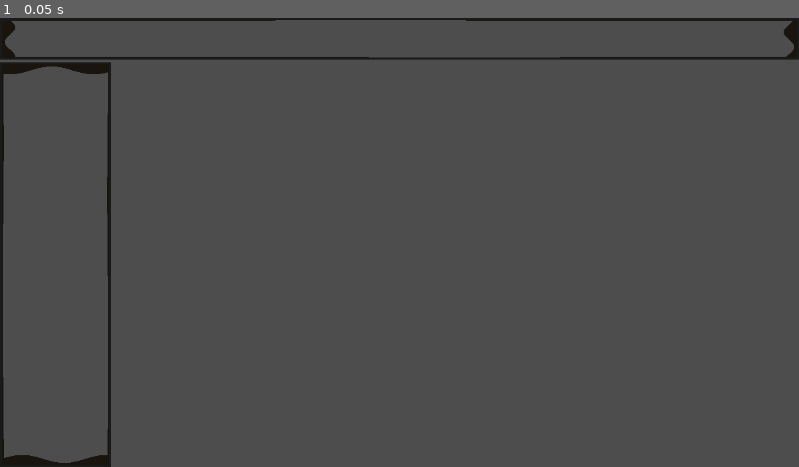
Above: before the commit, frame 1.
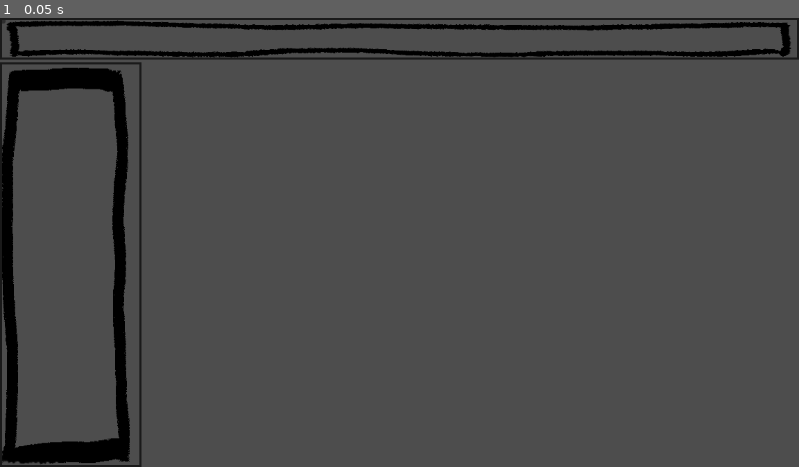
Above: after the commit, the same moment.

Repository: Of-Machines-and-Men/darwin
Game: Godot game, scene res://source/scenes/UI/LabMenu.tscn
Two runs of this game, one before a commit and one after it. Both use one fixed random seed, a clock stepped at 60 frames per second and the inputs below. This scene is started directly instead of the project's main scene.
Inputs:
- Up to frame 1 (0.05 s): no input

The runs differ from the first frame. In frame 1, 7.3% of the frame differs, in the area x 0-100%, y 0-100%.

Commit message:
NEW ASSETS AND HEALTH BAR

Diff:
--- /dev/null
+++ b/source/scenes/UI/HealthBar.tscn
@@ -0,0 +1,9 @@
+[gd_scene format=3 uid="uid://dmvf78pvqljgw"]
+
+[node name="HealthBar" type="Control" unique_id=671312230]
+layout_mode = 3
+anchors_preset = 15
+anchor_right = 1.0
+anchor_bottom = 1.0
+grow_horizontal = 2
+grow_vertical = 2
--- a/source/scenes/UI/LabMenu.tscn
+++ b/source/scenes/UI/LabMenu.tscn
@@ -1,7 +1,8 @@
 [gd_scene format=3 uid="uid://bgkkbvit0i1ub"]
 
 [ext_resource type="Theme" uid="uid://dgq2a34r85f6c" path="res://assets/theme.tres" id="1_k8y2h"]
-[ext_resource type="Shader" uid="uid://dvi77k55ed43s" path="res://source/shaders/Pencil.gdshader" id="2_hp2ef"]
+[ext_resource type="Texture2D" uid="uid://bsc2bqfxuqw2i" path="res://assets/art/placeholder/ui/topbar.png" id="2_hp2ef"]
+[ext_resource type="Texture2D" uid="uid://wlf1c3drbpmj" path="res://assets/art/placeholder/ui/sidebar.png" id="3_2cxep"]
 
 [sub_resource type="StyleBoxFlat" id="StyleBoxFlat_vwedq"]
 bg_color = Color(0.6, 0.6, 0.6, 0)
@@ -10,15 +11,6 @@
 border_width_right = 3
 border_width_bottom = 3
 border_color = Color(0.101960786, 0.101960786, 0.101960786, 1)
-
-[sub_resource type="ShaderMaterial" id="ShaderMaterial_2cxep"]
-shader = ExtResource("2_hp2ef")
-shader_parameter/wobble_strength = 2.0
-shader_parameter/wobble_frequency = 8.0
-shader_parameter/border_width = 3.0
-shader_parameter/border_color = Color(0.1, 0.08, 0.05, 1)
-shader_parameter/fill_color = Color(0, 0, 0, 0)
-shader_parameter/rect_size = Vector2(300, 200)
 
 [sub_resource type="StyleBoxFlat" id="StyleBoxFlat_e3cr2"]
 bg_color = Color(0.6, 0.6, 0.6, 0)
@@ -56,9 +48,9 @@
 layout_mode = 2
 theme_override_styles/panel = SubResource("StyleBoxFlat_vwedq")
 
-[node name="ColorRect" type="ColorRect" parent="CanvasLayer/Control/VBoxContainer/TopBar" unique_id=295981565]
-material = SubResource("ShaderMaterial_2cxep")
+[node name="NinePatchRect" type="NinePatchRect" parent="CanvasLayer/Control/VBoxContainer/TopBar" unique_id=1899971294]
 layout_mode = 2
+texture = ExtResource("2_hp2ef")
 
 [node name="MutiePointsLabel" type="Label" parent="CanvasLayer/Control/VBoxContainer/TopBar" unique_id=2112578642]
 layout_mode = 2
@@ -75,9 +67,10 @@
 layout_mode = 2
 theme_override_styles/panel = SubResource("StyleBoxFlat_e3cr2")
 
-[node name="ColorRect" type="ColorRect" parent="CanvasLayer/Control/VBoxContainer/ContentRow/UnitRoster" unique_id=1621052793]
-material = SubResource("ShaderMaterial_2cxep")
+[node name="NinePatchRect" type="NinePatchRect" parent="CanvasLayer/Control/VBoxContainer/ContentRow/UnitRoster" unique_id=806403000]
 layout_mode = 2
+texture = ExtResource("3_2cxep")
+patch_margin_right = 198
 
 [node name="Treadmill" type="Node2D" parent="CanvasLayer/Control/VBoxContainer/ContentRow" unique_id=772069673]
 
--- a/source/shaders/Pencil.gdshader
+++ b/source/shaders/Pencil.gdshader
@@ -1,11 +1,28 @@
 shader_type canvas_item;
 
-uniform float wobble_strength : hint_range(0.0, 5.0) = 2.0;
-uniform float wobble_frequency : hint_range(1.0, 20.0) = 8.0;
-uniform float border_width : hint_range(1.0, 10.0) = 3.0;
-uniform vec4 border_color : source_color = vec4(0.1, 0.08, 0.05, 1.0);
+uniform float border_width : hint_range(1.0, 20.0) = 4.0;
+uniform float roughness : hint_range(0.0, 8.0) = 3.0;
+uniform float frequency : hint_range(1.0, 40.0) = 20.0;
+uniform vec4 border_color : source_color = vec4(0.08, 0.05, 0.02, 1.0);
 uniform vec4 fill_color : source_color = vec4(0.0, 0.0, 0.0, 0.0);
 uniform vec2 rect_size = vec2(300.0, 200.0);
+
+float noise(float x) {
+    return fract(sin(x * 127.1 + 311.7) * 43758.5453);
+}
+
+float smooth_noise(float x) {
+    float i = floor(x);
+    float f = fract(x);
+    float u = f * f * (3.0 - 2.0 * f);
+    return mix(noise(i), noise(i + 1.0), u);
+}
+
+float rough_noise(float x) {
+    return smooth_noise(x) * 0.5
+         + smooth_noise(x * 2.1) * 0.25
+         + smooth_noise(x * 4.3) * 0.125;
+}
 
 void fragment() {
     vec2 uv = UV;
@@ -13,16 +30,16 @@
     float bw = border_width / rect_size.x;
     float bh = border_width / rect_size.y;
 
-    float wobble_l = sin(uv.y * wobble_frequency) * (wobble_strength / rect_size.x);
-    float wobble_r = sin(uv.y * wobble_frequency + 2.1) * (wobble_strength / rect_size.x);
-    float wobble_t = sin(uv.x * wobble_frequency + 1.0) * (wobble_strength / rect_size.y);
-    float wobble_b = sin(uv.x * wobble_frequency + 3.2) * (wobble_strength / rect_size.y);
+    float disp_l = (rough_noise(uv.y * frequency) - 0.5) * (roughness / rect_size.x);
+    float disp_r = (rough_noise(uv.y * frequency + 5.7) - 0.5) * (roughness / rect_size.x);
+    float disp_t = (rough_noise(uv.x * frequency + 2.3) - 0.5) * (roughness / rect_size.y);
+    float disp_b = (rough_noise(uv.x * frequency + 8.1) - 0.5) * (roughness / rect_size.y);
 
     bool on_border =
-        uv.x < bw + wobble_l ||
-        uv.x > 1.0 - bw + wobble_r ||
-        uv.y < bh + wobble_t ||
-        uv.y > 1.0 - bh + wobble_b;
+        uv.x < bw + disp_l ||
+        uv.x > 1.0 - bw + disp_r ||
+        uv.y < bh + disp_t ||
+        uv.y > 1.0 - bh + disp_b;
 
     COLOR = on_border ? border_color : fill_color;
 }
Binary file added: assets/art/placeholder/ui/sidebar.png
Not shown, added: assets/art/placeholder/ui/sidebar.png.import
Binary file added: assets/art/placeholder/ui/topbar.png
Not shown, added: assets/art/placeholder/ui/topbar.png.import
